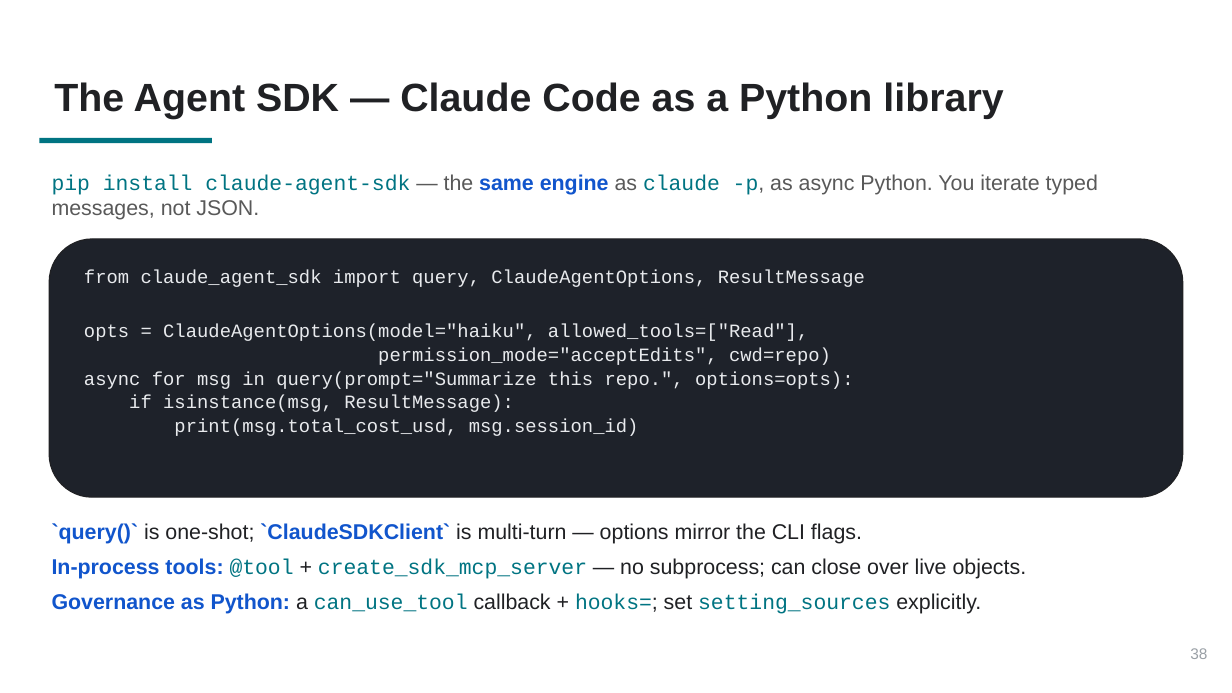
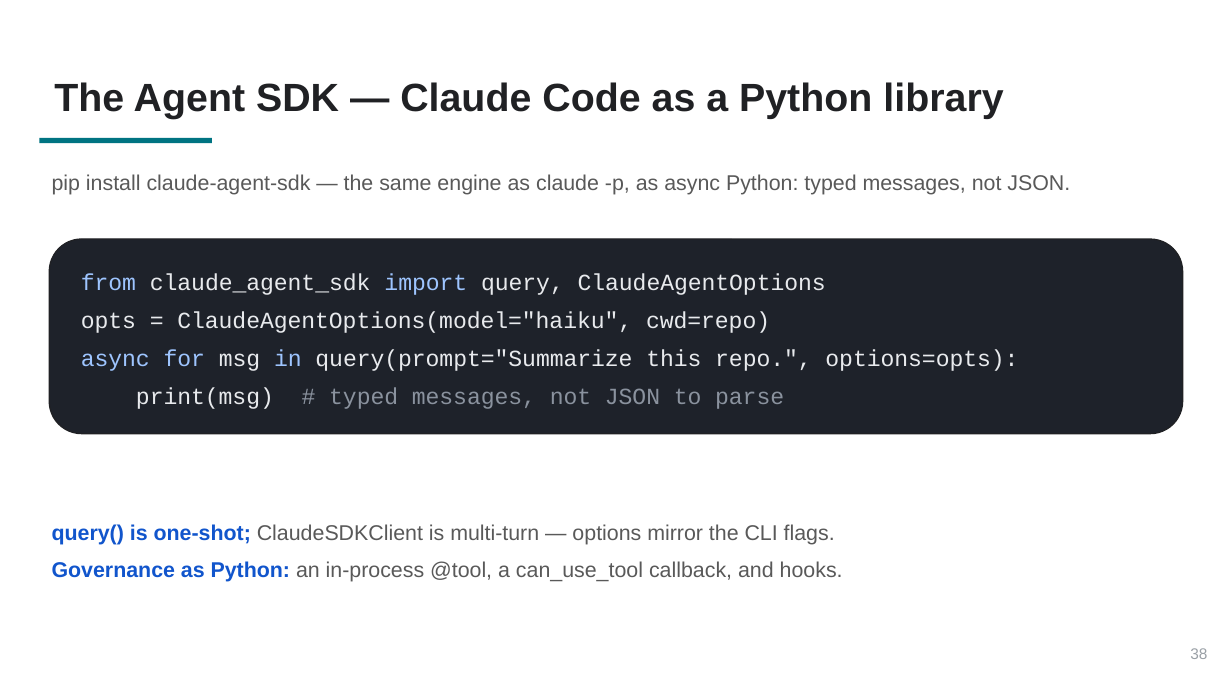
Before and after one commit to PursuitOfDataScience/uchicago-workshops, a slide deck: slide 38 of claude-code-tutorial/claude-code-tutorial.pptx. Drawn at 1232x693 pixels with LibreOffice and Linux fonts; fonts in the diff are those of the drawing. Boxes give left, top, right and bottom in pixels: in the first picture for what was removed or moved away, otherwise in the second. Text is boxed around its words. In the diff, an @@ line names an element or a change of style, - is before the commit and + after.

```diff
--- a/claude-code-tutorial/claude-code-tutorial.pptx
+++ b/claude-code-tutorial/claude-code-tutorial.pptx
@@ text at bbox=[52, 174, 1070, 195]: text changed @@
-pip install claude-agent-sdk — the same engine as claude -p, as async Python. You iterate typed messages, not JSON.
+pip install claude-agent-sdk — the same engine as claude -p, as async Python: typed messages, not JSON.
@@ rounded rectangle "from claude_agent_sdk import query, ClaudeAgentOptions": place and size @@
-rounded rectangle "from claude_agent_sdk import query, ClaudeAgentOptions" at bbox=[49, 239, 1183, 496]
+rounded rectangle "from claude_agent_sdk import query, ClaudeAgentOptions" at bbox=[49, 239, 1183, 434]
@@ text in rounded rectangle at bbox=[81, 274, 826, 333]: text changed; size 11 to 13.5 pt @@
-from claude_agent_sdk import query, ClaudeAgentOptions, ResultMessage
-opts = ClaudeAgentOptions(model="haiku", allowed_tools=["Read"],
-permission_mode="acceptEdits", cwd=repo)
+from claude_agent_sdk import query, ClaudeAgentOptions
+opts = ClaudeAgentOptions(model="haiku", cwd=repo)
@@ text in rounded rectangle at bbox=[81, 350, 1018, 371]: size 11 to 13.5 pt in "async for msg in query(prompt="Summarize this repo.", ..."; text colour #E8EAED to #9EC5FF in "async for in"; line spacing 1.05 to 1.25; more space between paragraphs @@
@@ text in rounded rectangle at bbox=[136, 388, 784, 409]: text changed; size 11 to 13.5 pt; text colour #E8EAED to #8A929E @@
-if isinstance(msg, ResultMessage):
-print(msg.total_cost_usd, msg.session_id)
+print(msg) # typed messages, not JSON to parse
@@ text at bbox=[52, 524, 843, 582]: text changed; text colour #202124 to #595959 @@
-`query()` is one-shot; `ClaudeSDKClient` is multi-turn — options mirror the CLI flags.
-In-process tools: @tool + create_sdk_mcp_server — no subprocess; can close over live objects.
-Governance as Python: a can_use_tool callback + hooks=; set setting_sources explicitly.
+query() is one-shot; ClaudeSDKClient is multi-turn — options mirror the CLI flags.
+Governance as Python: an in-process @tool, a can_use_tool callback, and hooks.
```
Also in this commit, not shown: 35 other slides changed, 3 other files.
